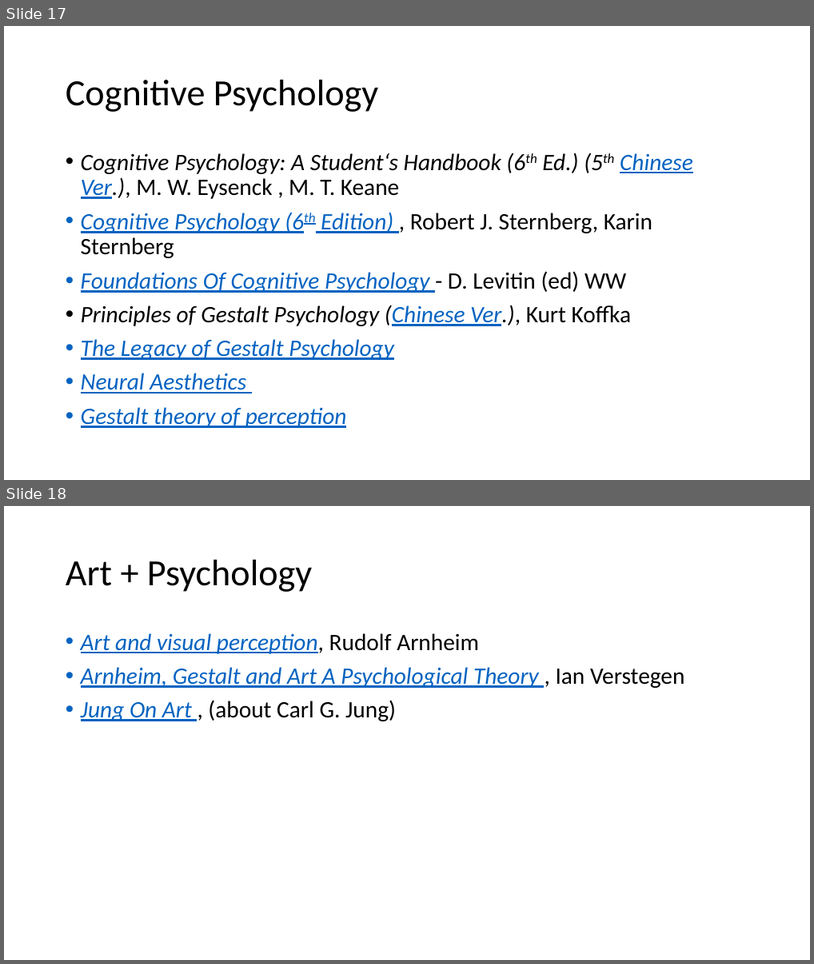
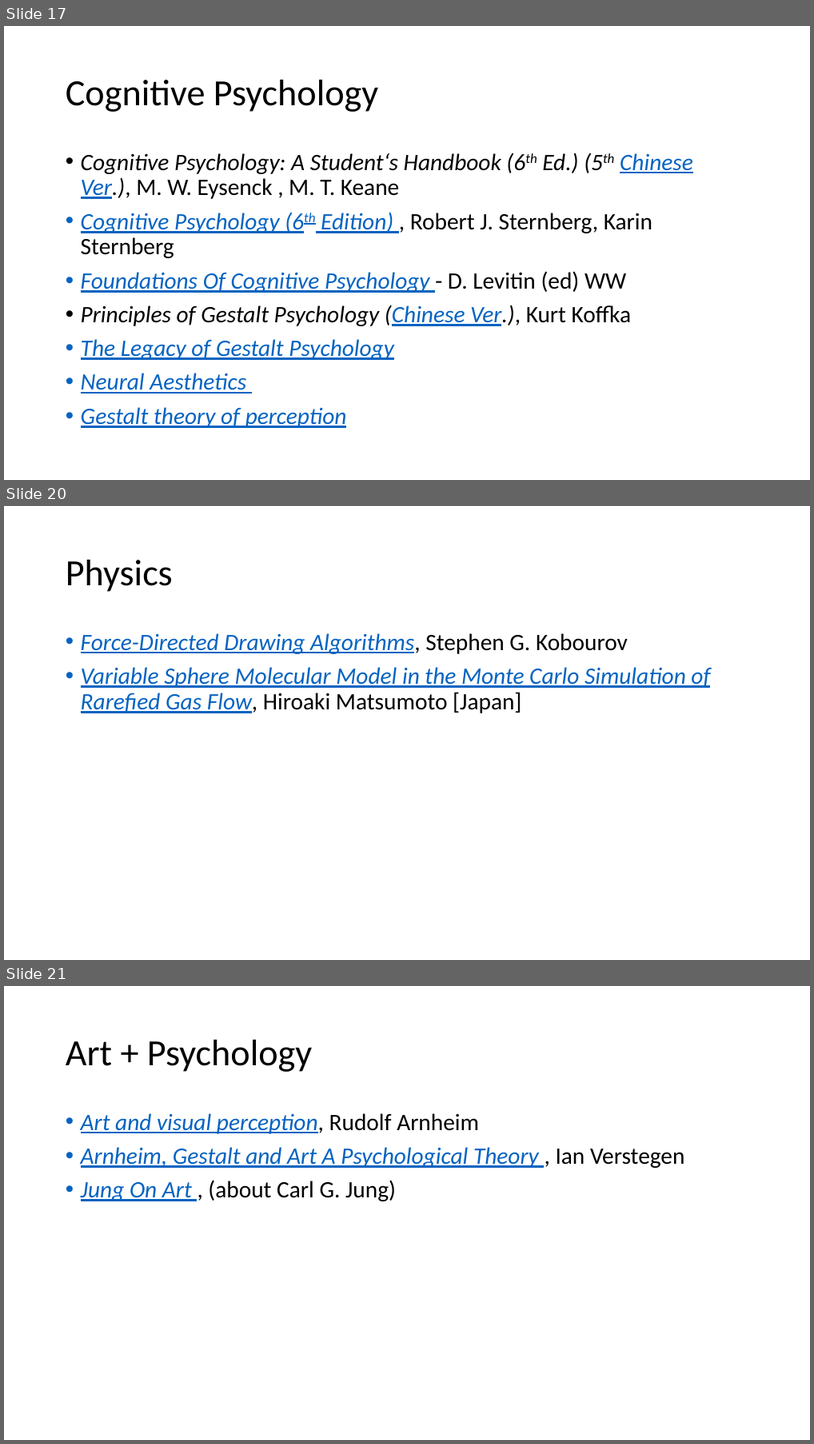
Before and after one commit to PatriciaXiao/Conclusion, a slide deck: Conclusion.pptx. Shown one above the other, each under a label of ours: slides 17 and 18 before the commit, slides 17, 20 and 21 after it; the slides between them are not shown. The pictures are 814x964 and 814x1444 pixels, drawn with LibreOffice and Linux fonts; fonts in the diff are those of the drawing. Boxes give left, top, right and bottom in pixels: in the first picture for what was removed or moved away, otherwise in the second. Text is boxed around its words. In the diff, an @@ line names an element or a change of style, - is before the commit and + after.

Commit message:
11172015
Reading Shaping && Some Physics

```diff
--- a/Conclusion.pptx
+++ b/Conclusion.pptx
@@ slide 20 added at (4, 506, 810, 960), background #FFFFFF @@
@@ title added at (66, 560, 173, 592), 44 pt, text #000000 @@
+Physics
@@ text added at (81, 633, 710, 713), 28 pt, text #0563C1, italic, underline @@
+• Force-Directed Drawing Algorithms, Stephen G. Kobourov
+• Variable Sphere Molecular Model in the Monte Carlo Simulation of Rarefied Gas Flow, Hiroaki Matsumoto [Japan]
@@ what was slide 18 is now slide 21 @@
```
Also in this commit, not shown: 5 slides changed, 2 other slides added, 4 other files.
